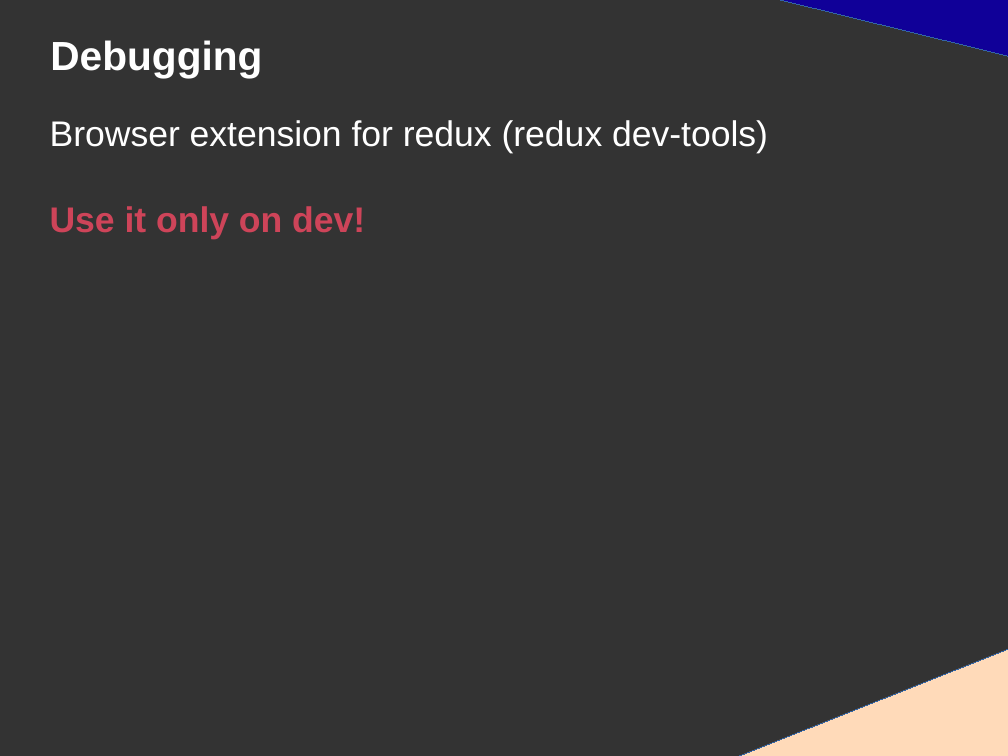
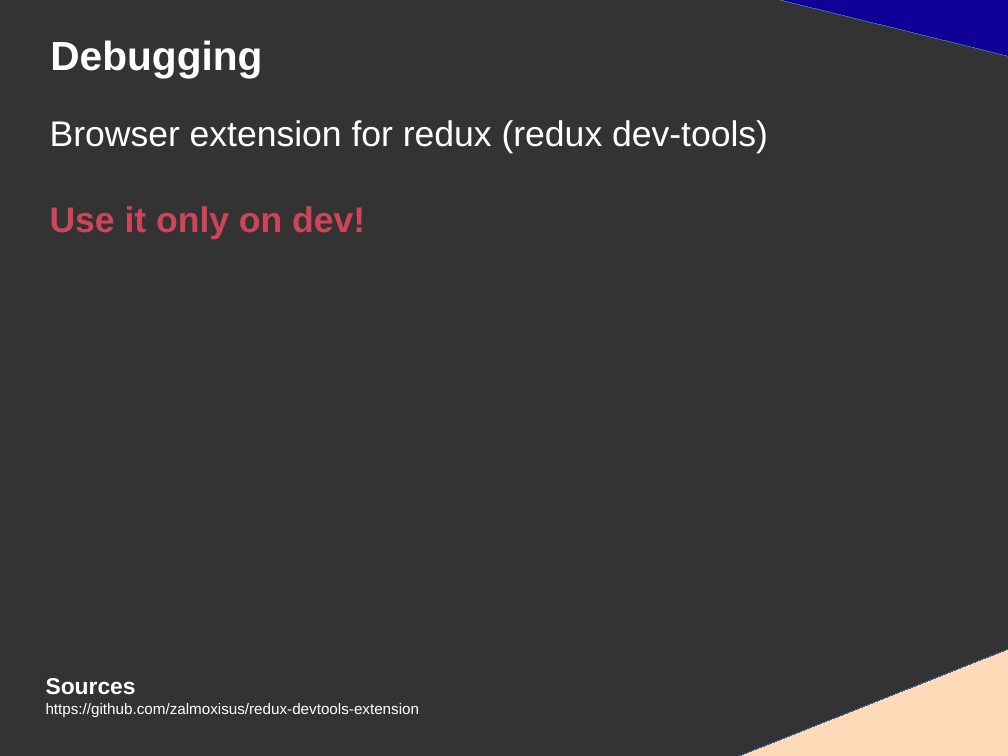
Before and after one commit to DanYellow/presentations, a slide deck: slide 66 of react-redux-101/presentation.odp (slide 63 before the commit). Drawn at 1008x756 pixels with LibreOffice and Linux fonts; fonts in the diff are those of the drawing. Boxes give left, top, right and bottom in pixels: in the first picture for what was removed or moved away, otherwise in the second. Text is boxed around its words. In the diff, an @@ line names an element or a change of style, - is before the commit and + after.

Commit message:
Finishes presentation and set up for the redux app

```diff
--- a/react-redux-101/presentation.odp
+++ b/react-redux-101/presentation.odp
@@ text added at box(46, 678, 420, 717), 12 pt, text #FFFFFF @@
+Sources
+https://github.com/zalmoxisus/redux-devtools-extension
```
Also in this commit, not shown: 14 other slides changed, 4 slides added, 1 slide removed, 10 other files.
